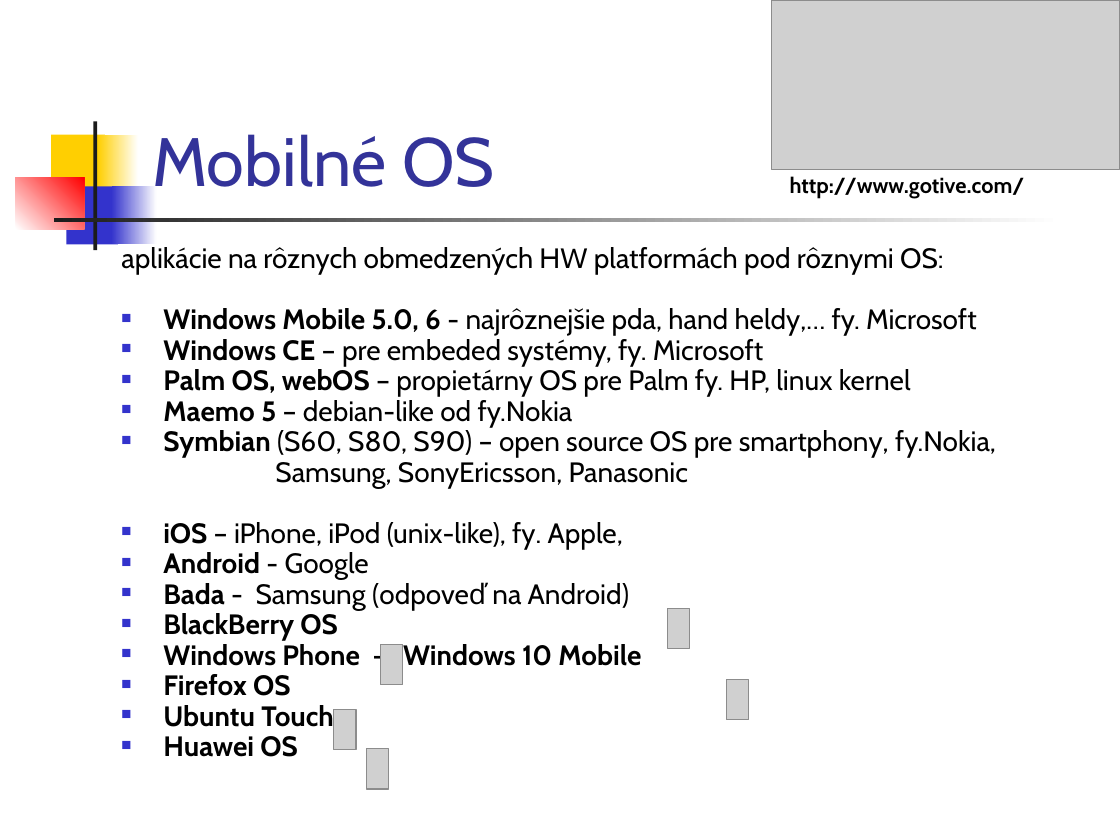
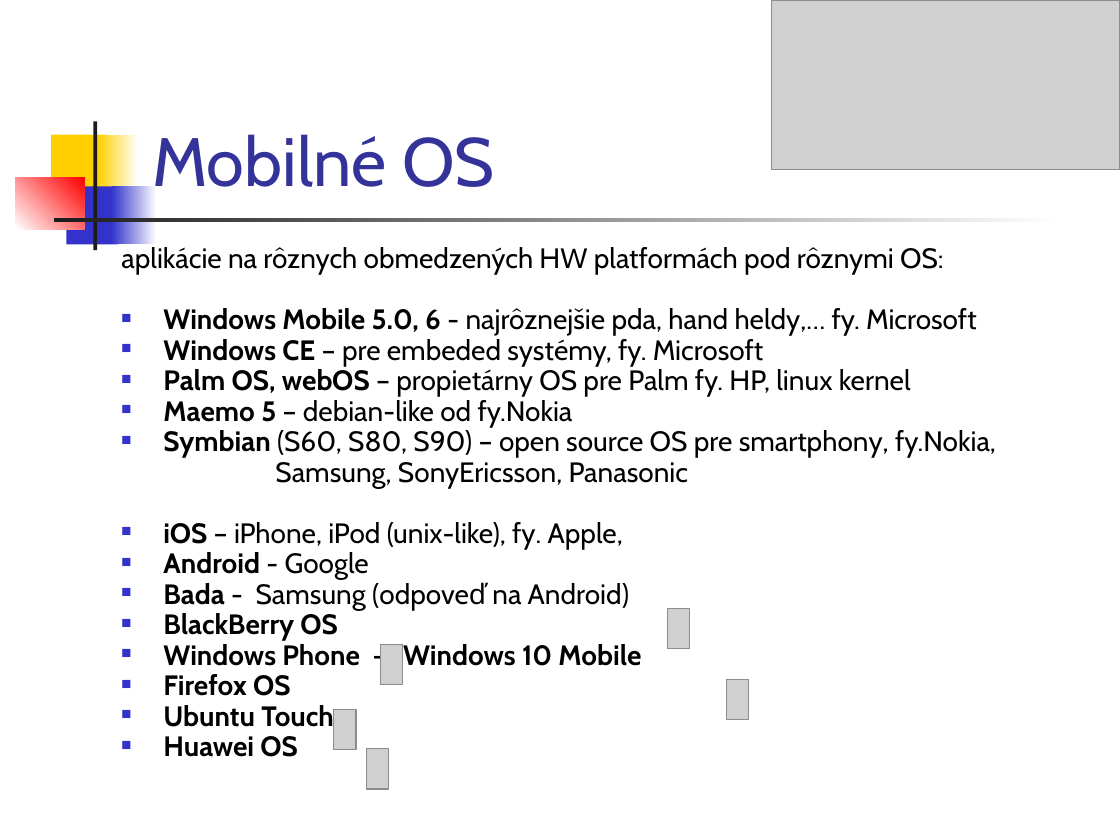
Before and after one commit to vmandro/Prednasky, a slide deck: slide 3 of 01/01_Uvod.ppt. Drawn at 1120x840 pixels with LibreOffice and Linux fonts; fonts in the diff are those of the drawing; grey boxes stand for pictures. Boxes give left, top, right and bottom in pixels: in the first picture for what was removed or moved away, otherwise in the second. Text is boxed around its words. In the diff, an @@ line names an element or a change of style, - is before the commit and + after.

```diff
--- a/01/01_Uvod.ppt
+++ b/01/01_Uvod.ppt
@@ text removed at [790, 176, 1025, 199] @@
-http://www.gotive.com/
```
Also in this commit, not shown: 2 other slides changed, 3 slides added, 5 other files.
